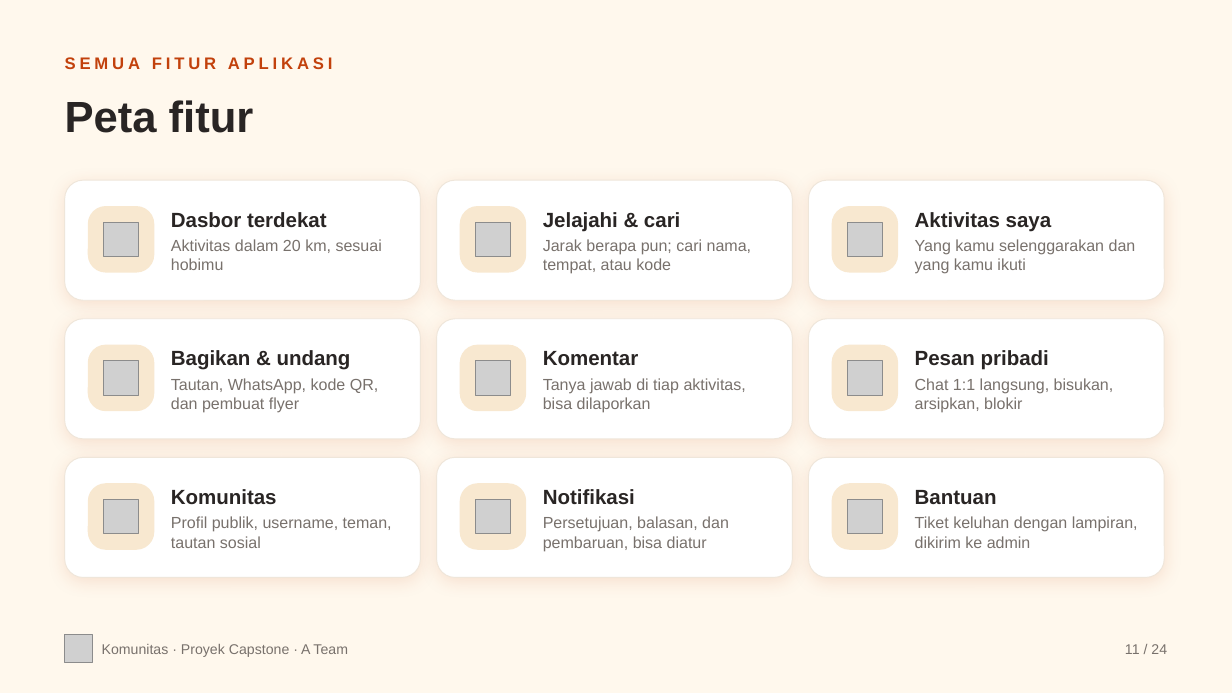
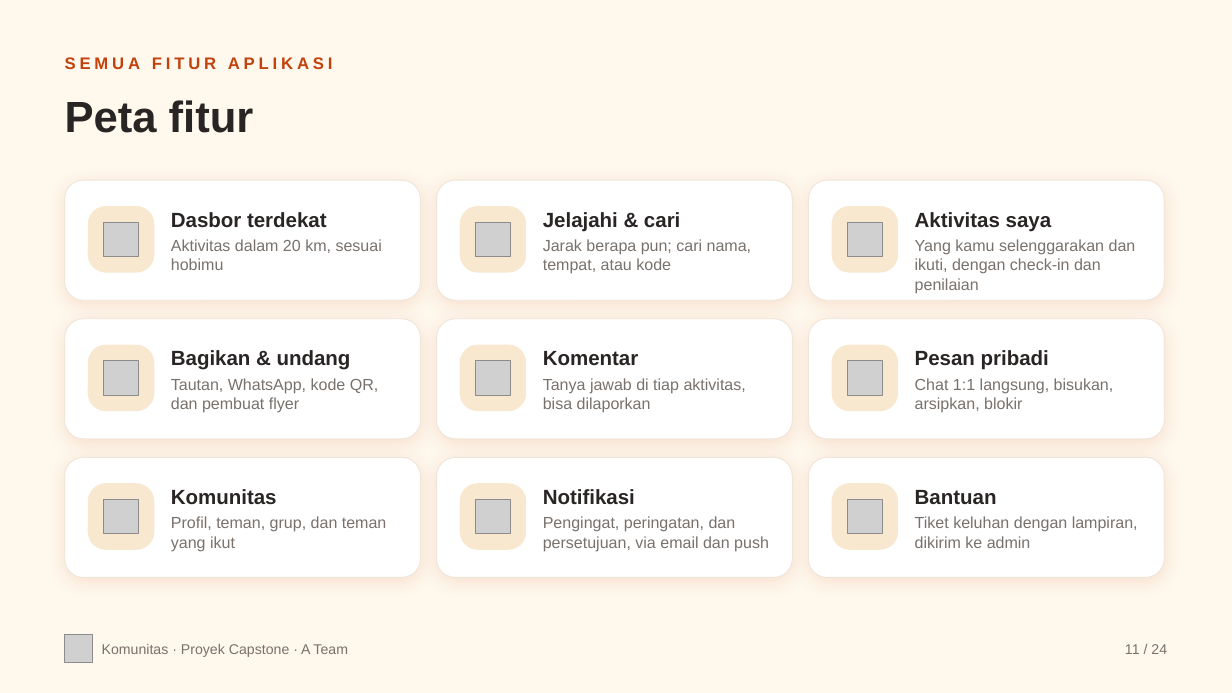
Before and after one commit to NebsPutra/Capstone-Dummy, a slide deck: slide 11 of flyer/PITCH DECK CAPSTONE.pptx. Drawn at 1232x693 pixels with LibreOffice and Linux fonts; fonts in the diff are those of the drawing; grey boxes stand for pictures. Boxes give left, top, right and bottom in pixels: in the first picture for what was removed or moved away, otherwise in the second. Text is boxed around its words. In the diff, an @@ line names an element or a change of style, - is before the commit and + after.

```diff
--- a/flyer/PITCH DECK CAPSTONE.pptx
+++ b/flyer/PITCH DECK CAPSTONE.pptx
@@ text at (915, 239, 1136, 294): text changed @@
-Yang kamu selenggarakan dan yang kamu ikuti
+Yang kamu selenggarakan dan ikuti, dengan check-in dan penilaian
@@ text at (171, 516, 387, 552): text changed @@
-Profil publik, username, teman, tautan sosial
+Profil, teman, grup, dan teman yang ikut
@@ text at (543, 516, 769, 552): text changed @@
-Persetujuan, balasan, dan pembaruan, bisa diatur
+Pengingat, peringatan, dan persetujuan, via email dan push
```
Also in this commit, not shown: 6 other slides changed, 3 other files.
